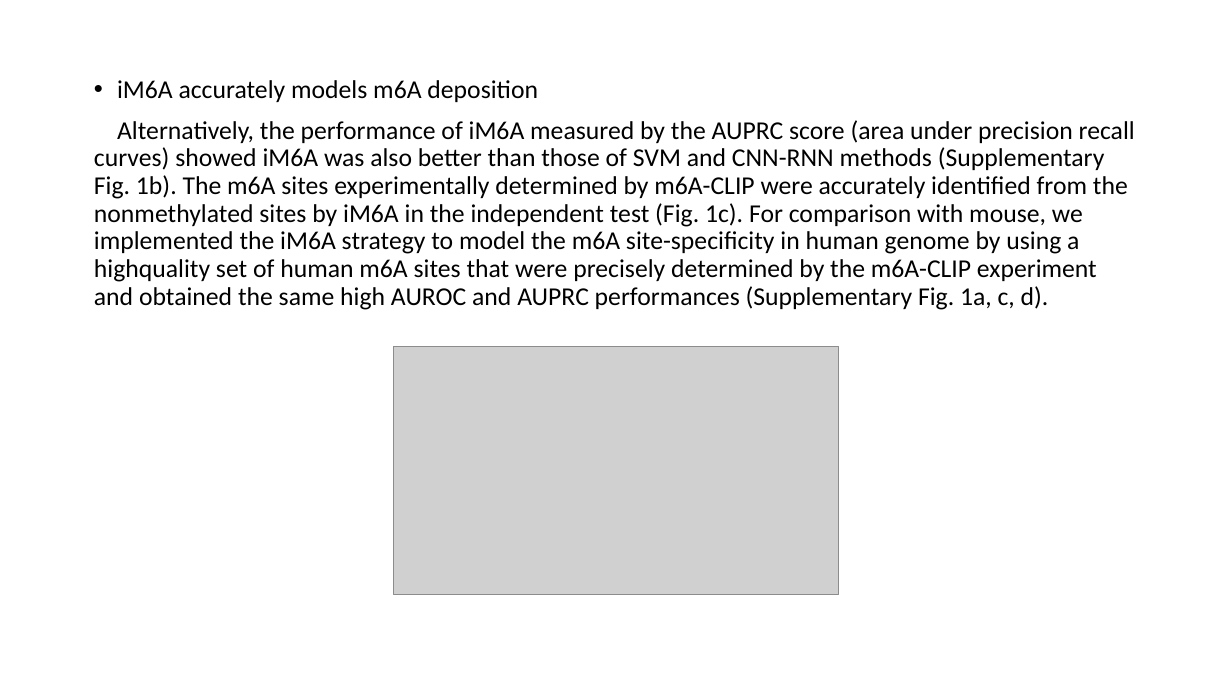
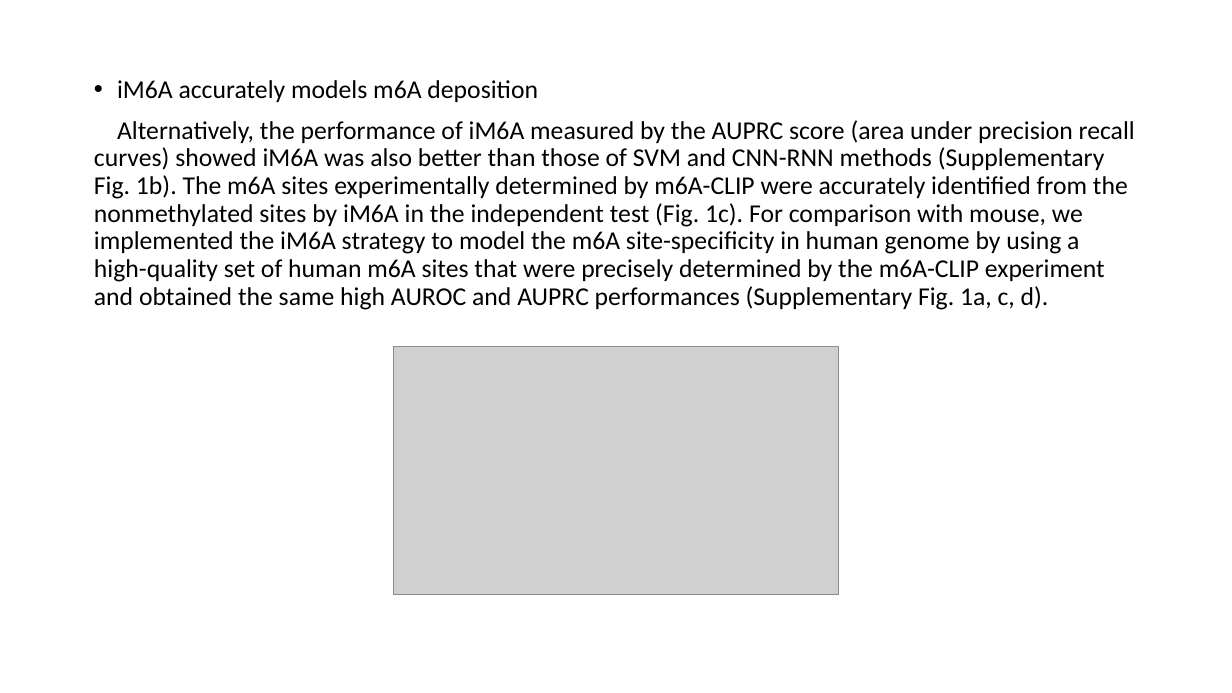
Before and after one commit to YanChengHuang/paper_implement, a slide deck: slide 14 of iM6A/presentation/iM6A.pptx. Drawn at 1232x693 pixels with LibreOffice and Linux fonts; fonts in the diff are those of the drawing; grey boxes stand for pictures. Boxes give left, top, right and bottom in pixels: in the first picture for what was removed or moved away, otherwise in the second. Text is boxed around its words. In the diff, an @@ line names an element or a change of style, - is before the commit and + after.

```diff
--- a/iM6A/presentation/iM6A.pptx
+++ b/iM6A/presentation/iM6A.pptx
@@ text at [94, 120, 1135, 310]: text changed @@
-Alternatively, the performance of iM6A measured by the AUPRC score (area under precision recall curves) showed iM6A was also better than those of SVM and CNN-RNN methods (Supplementary Fig. 1b). The m6A sites experimentally determined by m6A-CLIP were accurately identified from the nonmethylated sites by iM6A in the independent test (Fig. 1c). For comparison with mouse, we implemented the iM6A strategy to model the m6A site-specificity in human genome by using a highquality set of human m6A sites that were precisely determined by the m6A-CLIP experiment and obtained the same high AUROC and AUPRC performances (Supplementary Fig. 1a, c, d).
+Alternatively, the performance of iM6A measured by the AUPRC score (area under precision recall curves) showed iM6A was also better than those of SVM and CNN-RNN methods (Supplementary Fig. 1b). The m6A sites experimentally determined by m6A-CLIP were accurately identified from the nonmethylated sites by iM6A in the independent test (Fig. 1c). For comparison with mouse, we implemented the iM6A strategy to model the m6A site-specificity in human genome by using a high-quality set of human m6A sites that were precisely determined by the m6A-CLIP experiment and obtained the same high AUROC and AUPRC performances (Supplementary Fig. 1a, c, d).
```
Also in this commit, not shown: 3 other slides changed.
